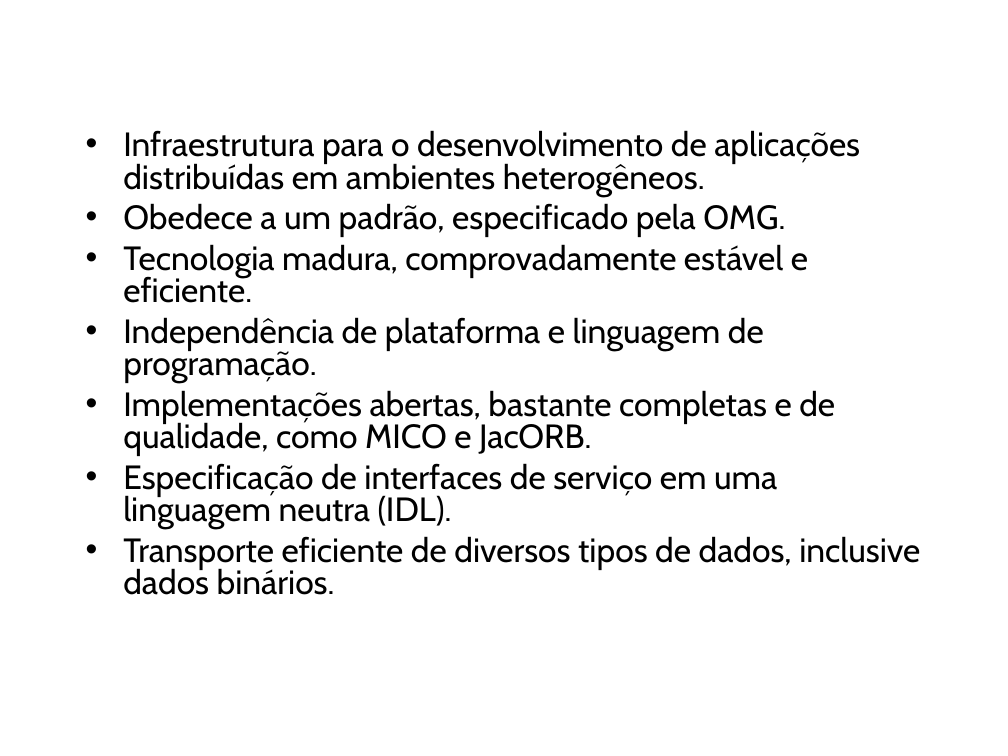
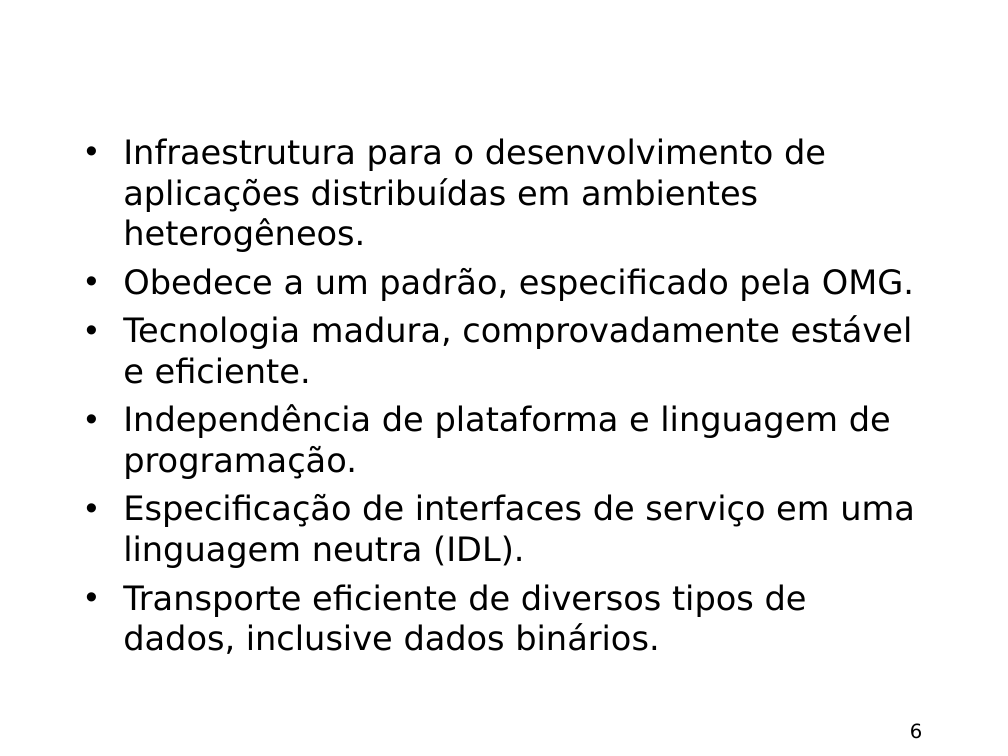
Before and after one commit to amadeubarbosa/openbus-core, a slide deck: slide 6 of docs/apresentacao/OpenBUS.ppt. Drawn at 1008x756 pixels with LibreOffice and Linux fonts; fonts in the diff are those of the drawing; background and template pictures are left out. Boxes give left, top, right and bottom in pixels: in the first picture for what was removed or moved away, otherwise in the second. Text is boxed around its words. In the diff, an @@ line names an element or a change of style, - is before the commit and + after.

```diff
--- a/docs/apresentacao/OpenBUS.ppt
+++ b/docs/apresentacao/OpenBUS.ppt
@@ text "Infraestrutura para o desenvolvimento de ..." at [123, 138, 915, 654]: font Cabin to DejaVu Sans; line spacing 0.8 to 1 @@
@@ text at [123, 390, 835, 456]: paragraph removed @@
-• Implementações abertas, bastante completas e de qualidade, como MICO e JacORB.
@@ page number added at [910, 723, 922, 739], 14 pt, text #000000 @@
+6
```
Also in this commit, not shown: 22 other slides changed, 4 slides added, 1 slide removed.
